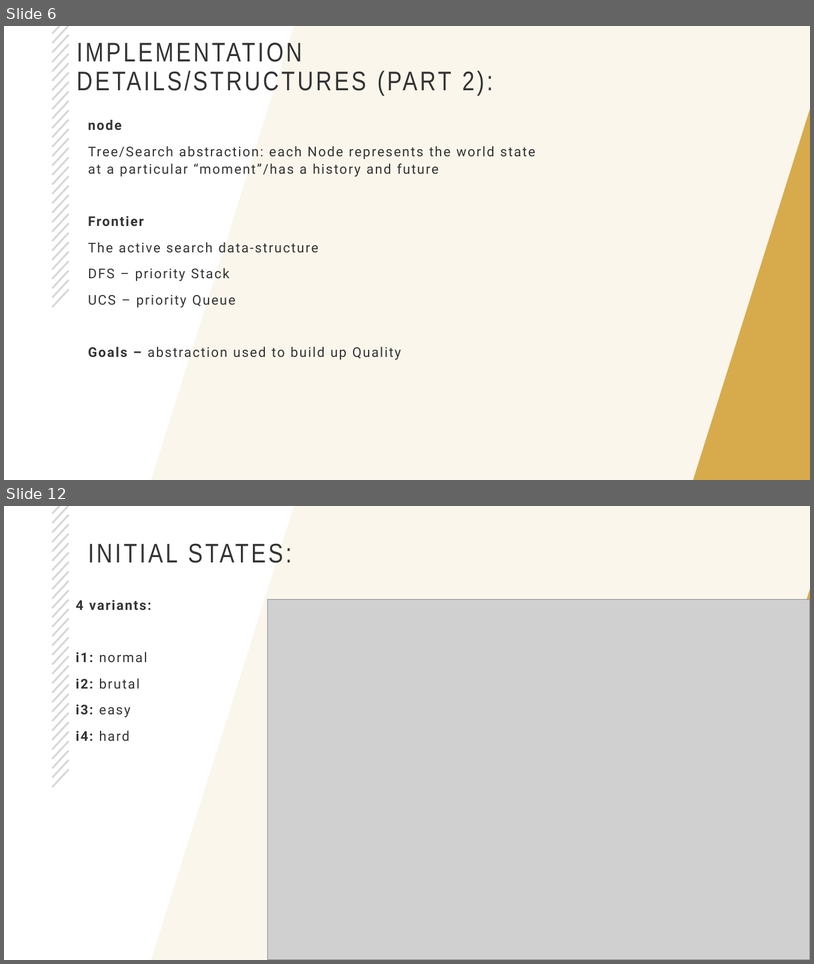
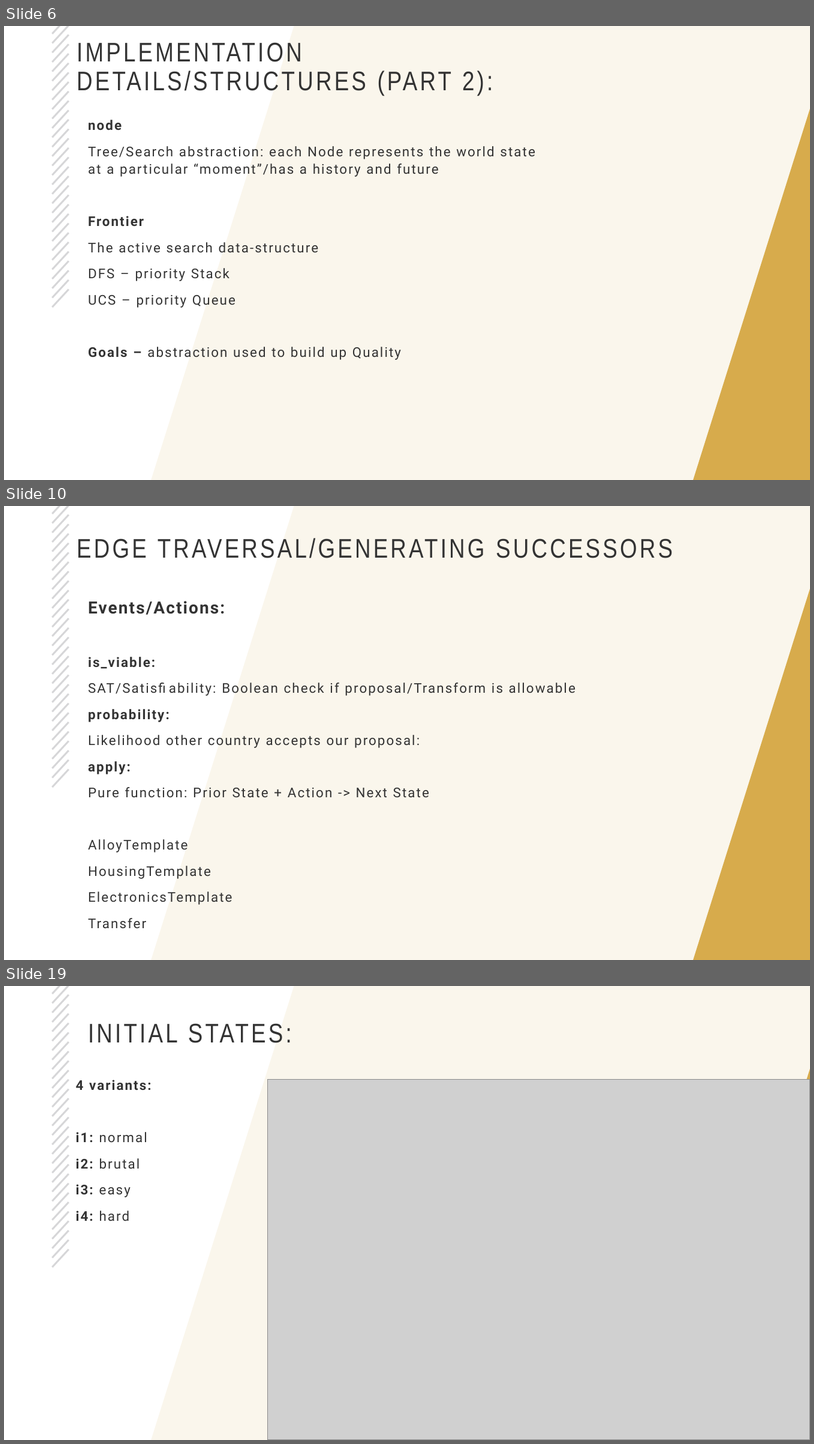
Before and after one commit to rich-java-dev/world-trade-ai-part1, a slide deck: CS5260-part1.pptx. Shown one above the other, each under a label of ours: slides 6 and 12 before the commit, slides 6, 10 and 19 after it; the slides between them are not shown. The pictures are 814x964 and 814x1444 pixels, drawn with LibreOffice and Linux fonts; fonts in the diff are those of the drawing; grey boxes stand for pictures; background and template pictures are left out. Boxes give left, top, right and bottom in pixels: in the first picture for what was removed or moved away, otherwise in the second. Text is boxed around its words. In the diff, an @@ line names an element or a change of style, - is before the commit and + after.

```diff
--- a/CS5260-part1.pptx
+++ b/CS5260-part1.pptx
@@ slide 10 added at [4, 506, 810, 960], background #FFFFFF; not listed: 32 template elements that a slide beside it also shows @@
@@ title added at [77, 538, 673, 558], 32 pt, text #333333 @@
+EDGE TRAVERSAL/GENERATING SUCCESSORS
@@ text added at [88, 601, 576, 928], 16 pt, text #333333 @@
+Events/Actions:
+is_viable:
+SAT/Satisfiability: Boolean check if proposal/Transform is allowable
+probability:
+Likelihood other country accepts our proposal:
+apply:
+Pure function: Prior State + Action -> Next State
+AlloyTemplate
+HousingTemplate
+ElectronicsTemplate
+Transfer
@@ what was slide 12 is now slide 19 @@
```
Also in this commit, not shown: 3 slides changed, 15 other slides added, 5 slides removed, 15 other files.
